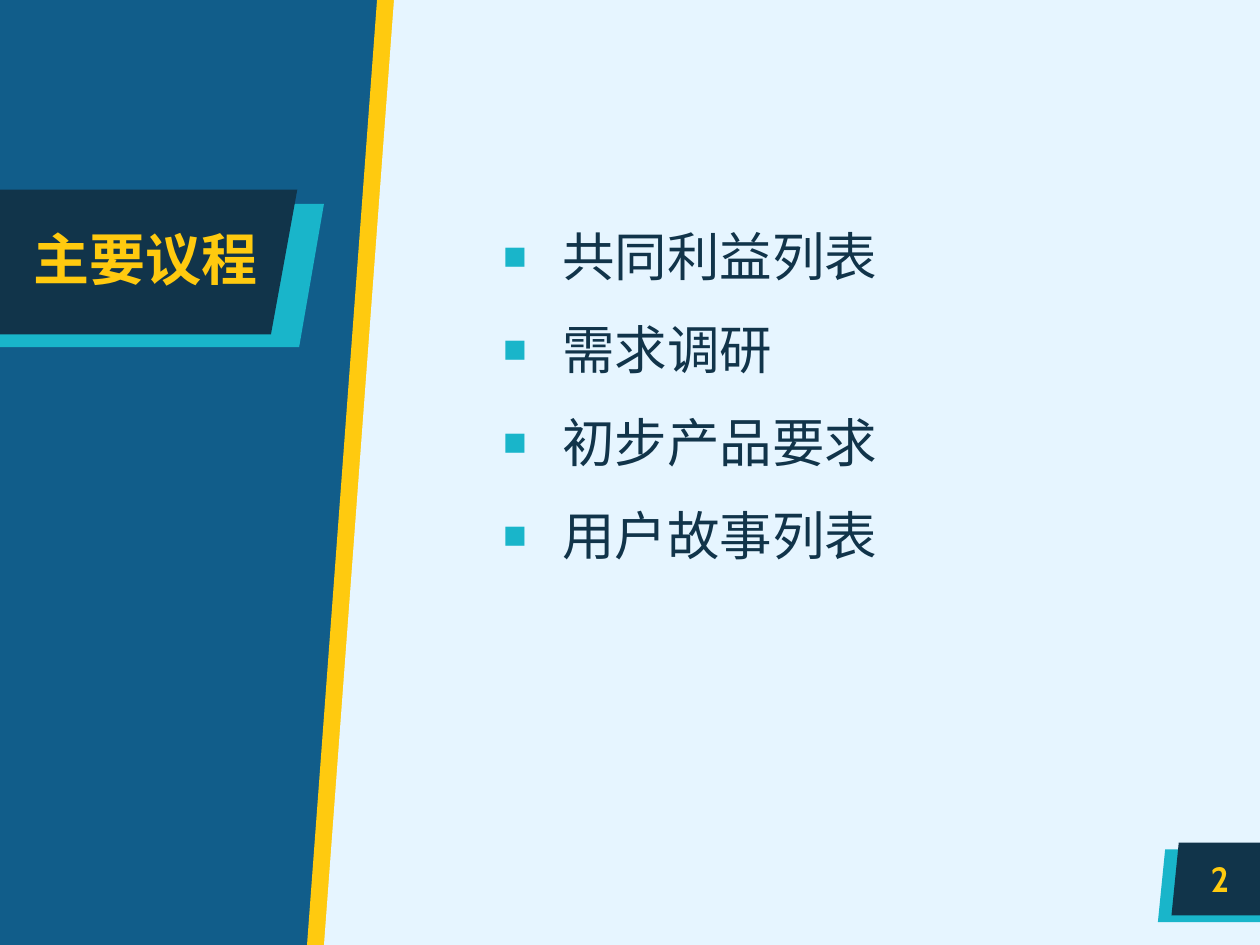
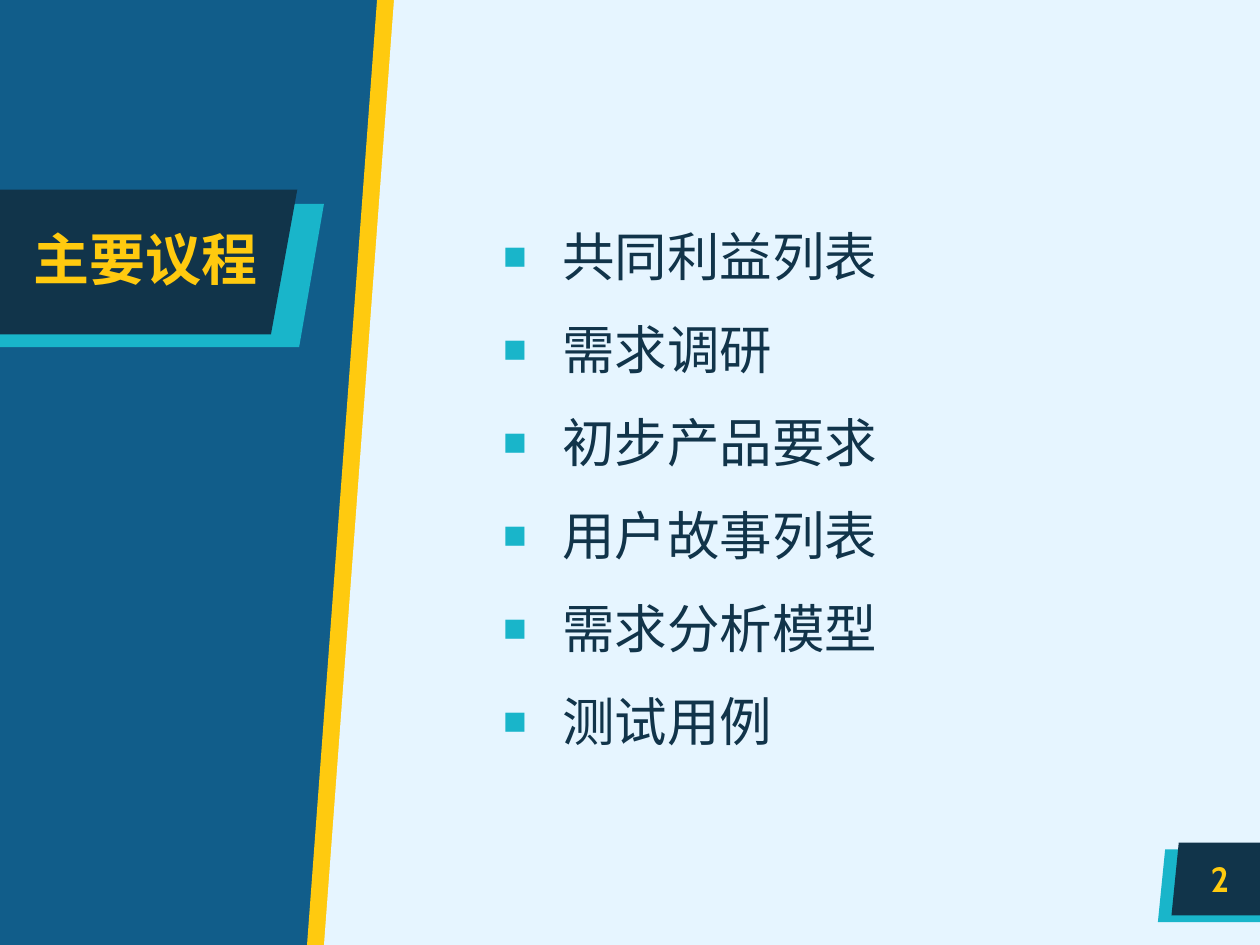
Before and after one commit to qfzhou9920/Advanced-Software-Engineering-Home, a slide deck: slide 2 of 高级软件工程汇报.pptx. Drawn at 1260x945 pixels with LibreOffice and Linux fonts; fonts in the diff are those of the drawing; background and template pictures are left out. Boxes give left, top, right and bottom in pixels: in the first picture for what was removed or moved away, otherwise in the second. Text is boxed around its words. In the diff, an @@ line names an element or a change of style, - is before the commit and + after.

```diff
--- a/高级软件工程汇报.pptx
+++ b/高级软件工程汇报.pptx
@@ text at [562, 604, 877, 745]: paragraphs added @@
+■ 需求分析模型
+■ 测试用例
```
Also in this commit, not shown: 1 other slide changed, 1 slide removed.
